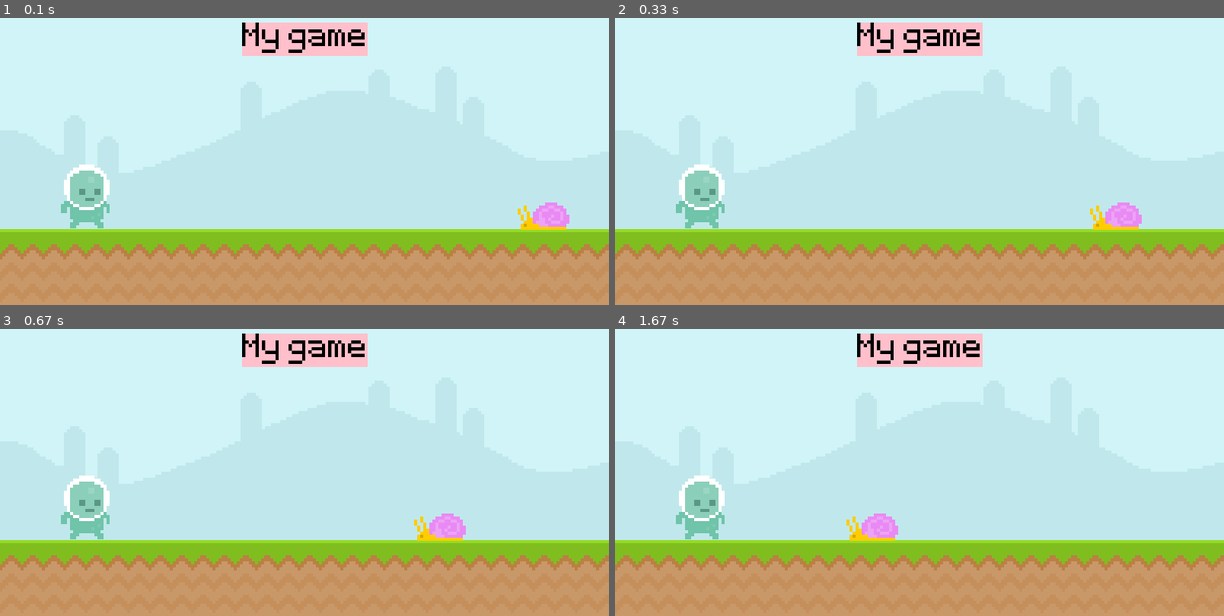
Above: before the commit, frames 1-4 (two rows, left to right).
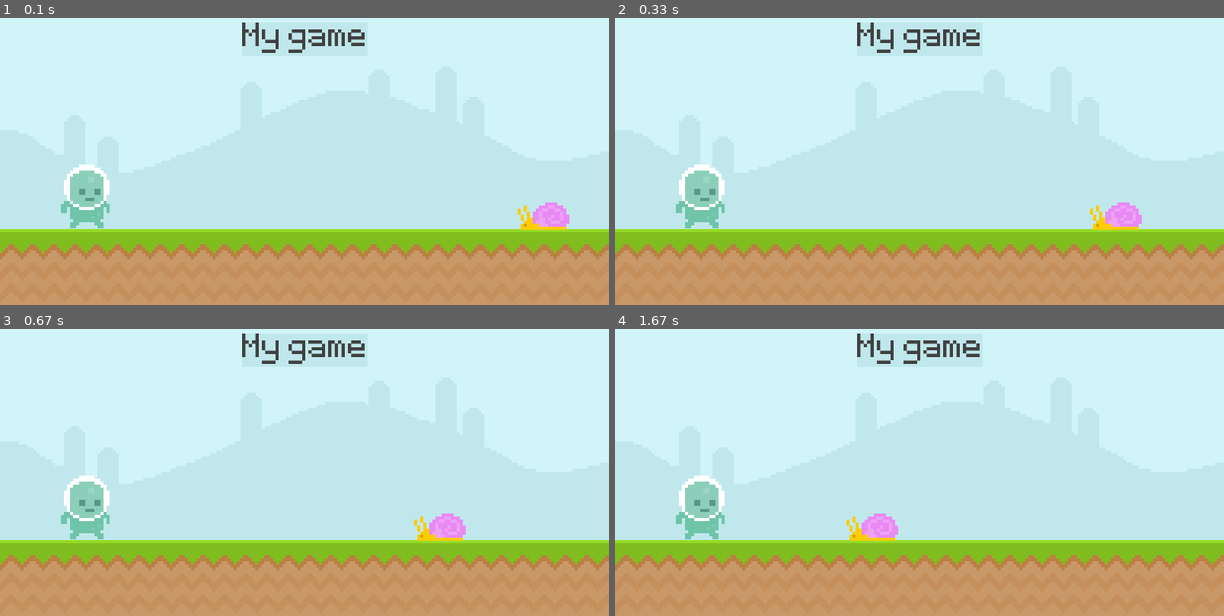
Above: after the commit, the same moments.

Repository: PaoloGuglie/Clear_Code_Tutorials
Game: pygame game, started from introduction to Pygame/main/main.py
Two runs of this game, one before a commit and one after it. Both use one fixed random seed, a clock stepped at 60 frames per second and the inputs below.
Inputs:
- Up to frame 1 (0.1 s): no input
- Up to frame 2 (0.33 s): no input
- Up to frame 3 (0.67 s): no input
- Up to frame 4 (1.67 s): no input

The runs differ from the first frame. In frame 1, 2.4% of the frame differs, in the area x 39-61%, y 1-14%; in frame 2, 2.4%; in frame 3, 2.4%; in frame 4, 2.4%.

Commit message:
Version #5

Diff:
--- a/introduction to Pygame/1/main.py
+++ b/introduction to Pygame/main/main.py
@@ -15,7 +15,7 @@
 ground_surface = pygame.image.load("../graphics/ground.png").convert()
 
 # Create score surface and rectangle
-score_surface = text_font.render('My game', True, 'Black')
+score_surface = text_font.render('My game', True, (64, 64, 64))
 score_rect = score_surface.get_rect(center=(400, 50))
 
 # Create snail surface and rectangle
@@ -40,7 +40,7 @@
     screen.blit(sky_surface, (0, 0))
     screen.blit(ground_surface, (0, 300))
 
-    pygame.draw.rect(screen, 'Pink', score_rect)
+    pygame.draw.rect(screen, '#c0e8ec', score_rect)
     screen.blit(score_surface, score_rect)
 
     screen.blit(player_surface, player_rectangle)
--- /dev/null
+++ b/introduction to Pygame/tests/draw_geometry.py
@@ -0,0 +1,31 @@
+import pygame
+import sys
+
+pygame.init()
+screen = pygame.display.set_mode((800, 300))
+clock = pygame.time.Clock()
+
+# Add a background to 'cover' multiple draws of moving objects
+background = pygame.image.load('../graphics/Sky.png')
+
+while True:
+
+    for event in pygame.event.get():
+        if event.type == pygame.QUIT:
+            pygame.quit()
+            sys.exit()
+
+    # Draw background on screen
+    screen.blit(background, (0, 0))
+
+    # Draw a line to the screen
+    pygame.draw.line(screen, 'Gold', (0, 0), (800, 300), 20)
+
+    # Draw a mouse-following line
+    pygame.draw.line(screen, 'Blue', (0, 0), pygame.mouse.get_pos(), 10)
+
+    # Draw a circle to the screen (creating a rect inside the method)
+    pygame.draw.ellipse(screen, 'Brown', pygame.Rect(50, 200, 100, 100))
+
+    pygame.display.update()
+    clock.tick(60)
Renamed: introduction to Pygame/1/settings.py -> introduction to Pygame/main/settings.py
